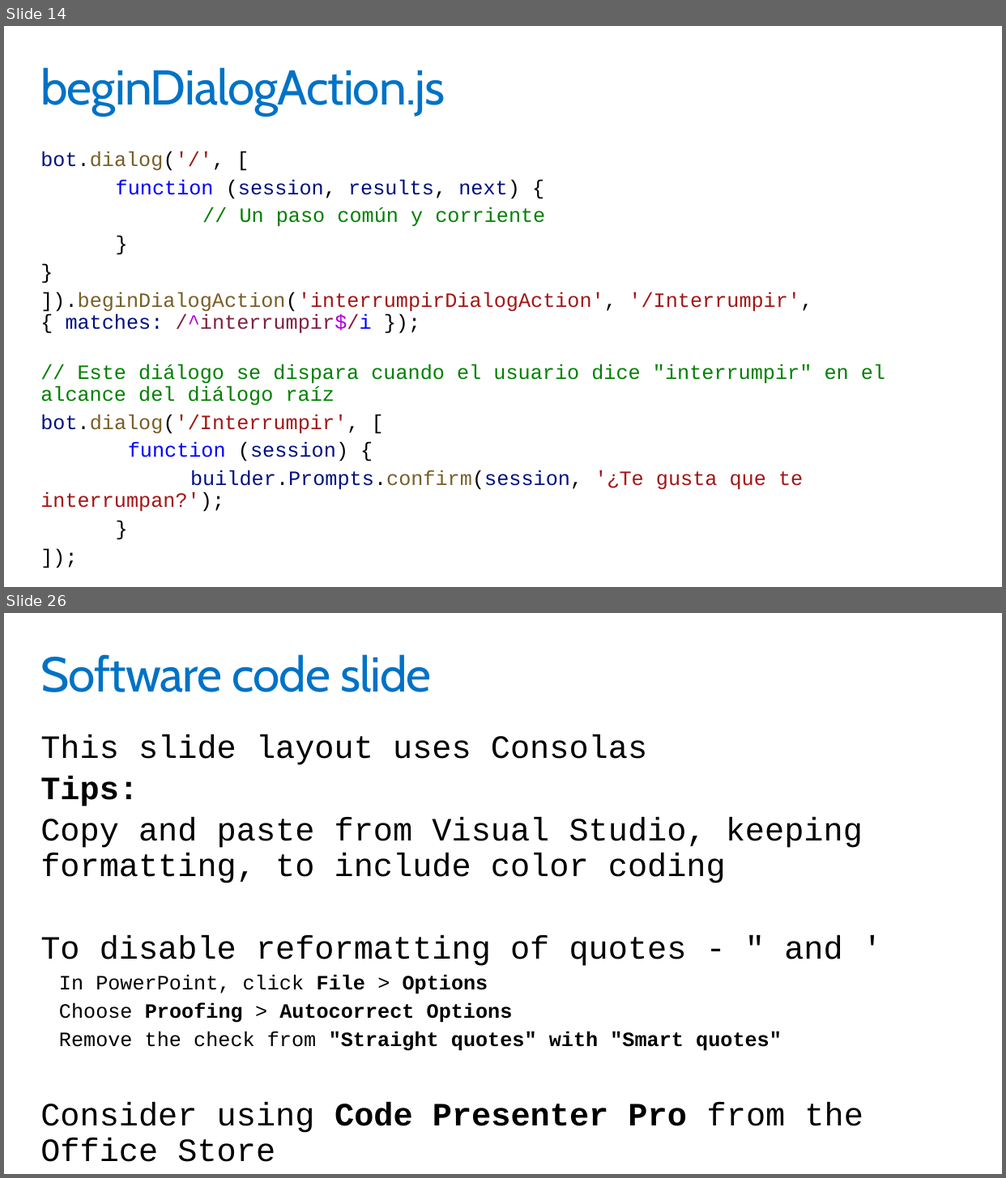
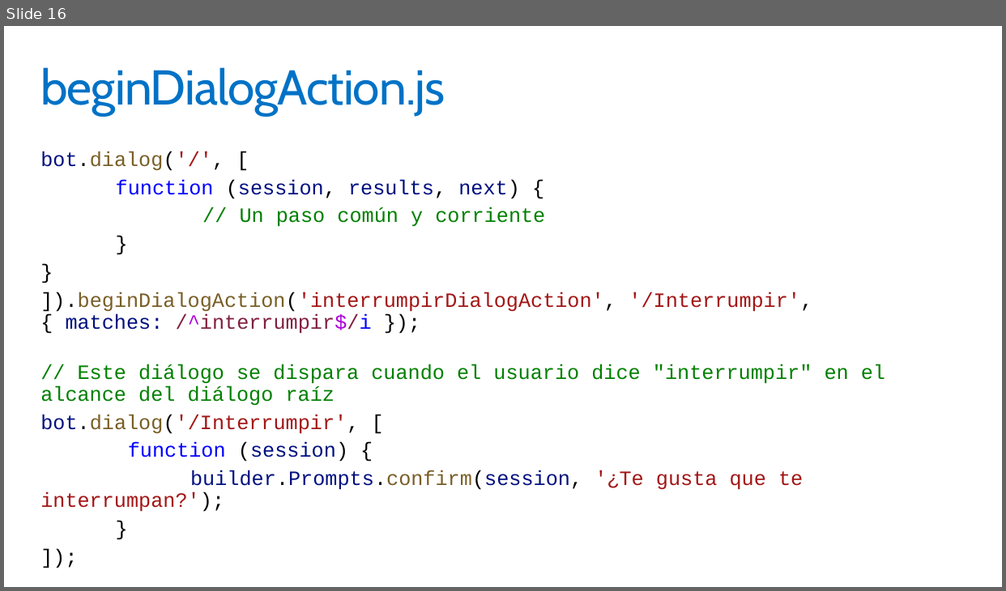
Before and after one commit to gespinosa1986/bot-framework-tutorial, a slide deck: 1. Introducción a Microsoft Bot Framework/Desarrollo avanzado de Bots con Microsoft Bot Framework y Node.js.pptx. Shown one above the other, each under a label of ours: slides 14 and 26 before the commit, slide 16 after it; the slides between them are not shown. The pictures are 1006x1178 and 1006x591 pixels, drawn with LibreOffice and Linux fonts; fonts in the diff are those of the drawing. Boxes give left, top, right and bottom in pixels: in the first picture for what was removed or moved away, otherwise in the second. Text is boxed around its words. In the diff, an @@ line names an element or a change of style, - is before the commit and + after.

```diff
--- a/1. Introducción a Microsoft Bot Framework/Desarrollo avanzado de Bots con Microsoft Bot Framework y Node.js.pptx
+++ b/1. Introducción a Microsoft Bot Framework/Desarrollo avanzado de Bots con Microsoft Bot Framework y Node.js.pptx
@@ slide 26 removed at [4,613,1002,1174], background #FFFFFF @@
@@ title removed at [40,654,432,692] @@
-Software code slide
@@ text removed at [40,735,863,1162] @@
-This slide layout uses Consolas
-Tips:
-Copy and paste from Visual Studio, keeping formatting, to include color coding
-To disable reformatting of quotes - " and '
-  In PowerPoint, click File > Options
-  Choose Proofing > Autocorrect Options
-  Remove the check from "Straight quotes" with "Smart quotes"
-Consider using Code Presenter Pro from the Office Store
@@ what was slide 14 is now slide 16 @@
```
Also in this commit, not shown: 3 slides changed, 5 slides added, 20 other slides removed, 4 other files.
